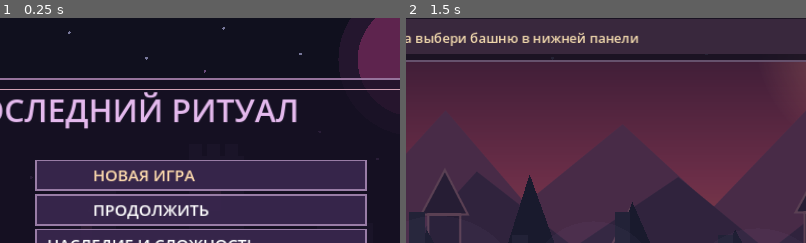
Above: before the commit, frames 1-2 (left to right).
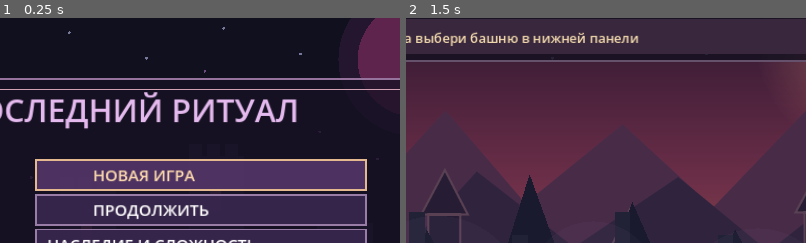
Above: after the commit, the same moments.

Repository: DoctorStrangeSH/Last-Ritual
Game: Godot game, scene res://scenes/main.tscn
The game is run twice, just before and just after one commit, with the same random seed, the same clock (stepped at 60 frames per second) and the same inputs.
Inputs (mouse positions are % of the whole screen's width and height, from its top left):
- Up to frame 1 (0.25 s): no input
- Up to frame 2 (1.5 s): tap Enter (ui_accept) at 0.5, 0.77 s; move the mouse to (72, 45) at 0.52 s; hold Right (ui_right) 0.53-1.25 s; tap M at 0.6 s; click (72, 45) at 0.67 s; drag from (30, 55) to (45, 70) at 1.27 s
The pictures show only the part of the screen within x 25-75%, y 15-65%; the shares and areas given below are measured in that part.

The runs differ from the first frame. In frame 1, 1.6% of the frame differs, in the area x 8-92%, y 62-77%; in frame 2, nothing differs.

Commit message:
fix(ui): highlight hovered main menu row

Diff:
--- a/scripts/main.gd
+++ b/scripts/main.gd
@@ -1309,6 +1309,12 @@
         return false
     var level: int = int(towers[selected_tower_index].get("level", 1))
     return level < 3 and mana >= 25 * level
+
+func title_menu_row_at(pos: Vector2) -> int:
+    for i in range(4):
+        if Rect2(340.0, 300.0 + float(i) * 50.0, 475.0, 43.0).has_point(pos):
+            return i
+    return -1
 
 func build_card_at(pos: Vector2) -> int:
     for i in range(3):
@@ -1846,8 +1852,9 @@
             draw_colored_polygon(PackedVector2Array([Vector2(ornament, 208), Vector2(ornament + 10, 221), Vector2(ornament, 234), Vector2(ornament - 10, 221)]), Color("bb86b4"))
         for menu_i in range(4):
             var menu_y: float = 300.0 + float(menu_i) * 50.0
-            box(Rect2(340.0, menu_y, 475.0, 43.0), Color(0.22, 0.15, 0.30, 0.94))
-            draw_rect(Rect2(340.0, menu_y, 475.0, 43.0), Color("997da6"), false, 2.0)
+            var row_hovered := title_menu_row_at(get_global_mouse_position()) == menu_i
+            box(Rect2(340.0, menu_y, 475.0, 43.0), Color(0.31, 0.20, 0.39, 0.97) if row_hovered else Color(0.22, 0.15, 0.30, 0.94))
+            draw_rect(Rect2(340.0, menu_y, 475.0, 43.0), Color("e4b990") if row_hovered else Color("997da6"), false, 3.0 if row_hovered else 2.0)
         label("ПОСЛЕДНИЙ РИТУАЛ", 224, 245, 46, Color("e4b9ed"))
         if menu_page == "main":
             label("НОВАЯ ИГРА", 422, 330, 23, Color("ffdcae"))
